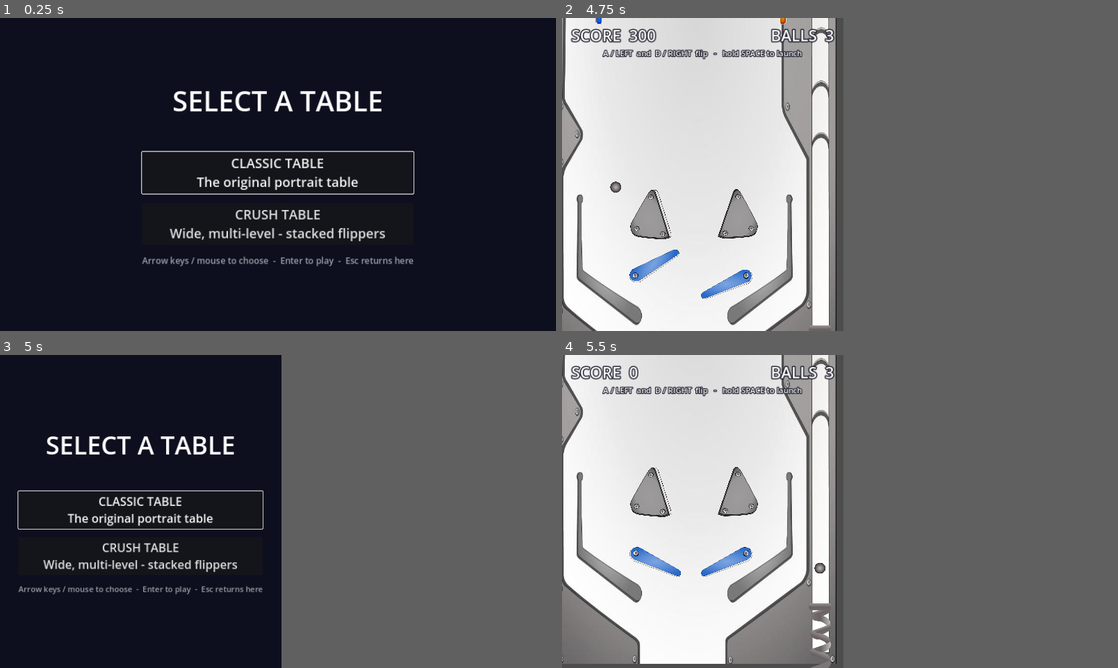
Above: before the commit, frames 1-4 (two rows, left to right).
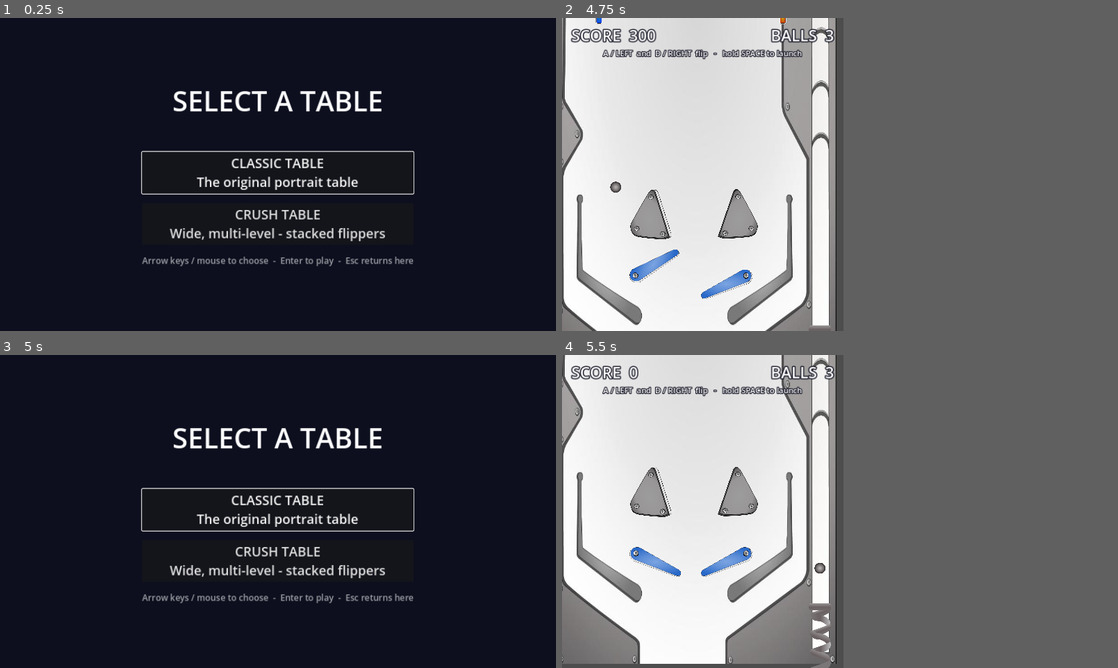
Above: after the commit, the same moments.

Repository: eddieedease/gdpb
Game: Godot game, scene res://scenes/table_select.tscn
Two runs of this game, one before a commit and one after it. Both use one fixed random seed, a clock stepped at 60 frames per second and the inputs below.
Inputs:
- Up to frame 1 (0.25 s): no input
- Up to frame 2 (4.75 s): click "CLASSIC TABLE The original po…" at 0.5 s; tap Enter (restart) at 1.25 s; hold Space (launch) 1.28-2.03 s; hold A (flipper_left) 2.03-2.78 s; tap Space (launch) at 2.1, 3.6 s; hold Space (launch) 2.78-3.53 s; hold A (flipper_left) from 4.28 s (still down); hold Space (launch) from 4.28 s (still down)
- Up to frame 3 (5 s): keep holding A (flipper_left); keep holding Space (launch); tap Escape (ui_cancel) at 4.9 s
- Up to frame 4 (5.5 s): release A (flipper_left) at 5 s; release Space (launch) at 5 s; click "CLASSIC TABLE The original po…" at 5 s
In our replay, in frame 3 the window is 405x450 before the commit and 800x450 after it. These sizes can differ from the game's own. Grey fills any space a smaller window leaves; there, only what the larger window draws over its background counts as a difference.

Frames 1-2 are identical in both runs. In frame 3, 6.8% of the frame differs, in the area x 3-75%, y 23-80%; in frame 4, nothing differs.

Commit message:
Restore widescreen when entering menu/Crush table from Classic
The Classic table switches the window to portrait (720x800) and nothing
reset it, so the menu and Crush table rendered letterboxed with side bars
after visiting Classic. Each scene now claims its own content-scale on
entry (works for scene switches; the global project.godot setting still
covers cold start).

Co-Authored-By: Claude Opus 4.8 <noreply@anthropic.com>

Diff:
--- a/scenes/advanced_table.tscn
+++ b/scenes/advanced_table.tscn
@@ -1,19 +1,15 @@
-[gd_scene load_steps=24 format=3]
+[gd_scene load_steps=20 format=3 uid="uid://de7wf1jlalml7"]
 
 [ext_resource type="Script" path="res://scripts/table_game.gd" id="1_00vba"]
 [ext_resource type="Script" path="res://scripts/camera_follow.gd" id="2_0ua1b"]
 [ext_resource type="PackedScene" path="res://scenes/hud.tscn" id="3_6iro6"]
-[ext_resource type="Script" path="res://scripts/hud.gd" id="4_wgpd6"]
-[ext_resource type="PackedScene" path="res://scenes/wall.tscn" id="5_6qs8c"]
-[ext_resource type="Script" path="res://scripts/wall.gd" id="6_xwc5w"]
-[ext_resource type="PackedScene" path="res://scenes/bumper.tscn" id="7_t1bve"]
-[ext_resource type="Script" path="res://scripts/kicker.gd" id="8_d87uo"]
-[ext_resource type="PackedScene" path="res://scenes/slingshot_left.tscn" id="9_kus3o"]
-[ext_resource type="PackedScene" path="res://scenes/slingshot_right.tscn" id="10_4c6oi"]
+[ext_resource type="PackedScene" uid="uid://dai16lf6ew7j4" path="res://scenes/wall.tscn" id="5_6qs8c"]
+[ext_resource type="PackedScene" uid="uid://ddbn5tnnjfisx" path="res://scenes/bumper.tscn" id="7_t1bve"]
+[ext_resource type="PackedScene" uid="uid://c7k35ukp14lr7" path="res://scenes/slingshot_left.tscn" id="9_kus3o"]
+[ext_resource type="PackedScene" uid="uid://iffvuxd2dqua" path="res://scenes/slingshot_right.tscn" id="10_4c6oi"]
 [ext_resource type="Script" path="res://scripts/drop_target.gd" id="11_doqff"]
-[ext_resource type="PackedScene" path="res://scenes/flipper_left.tscn" id="12_78gja"]
-[ext_resource type="Script" path="res://scripts/flipper.gd" id="13_6yere"]
-[ext_resource type="PackedScene" path="res://scenes/flipper_right.tscn" id="14_3tj61"]
+[ext_resource type="PackedScene" uid="uid://be5ctreeg2i5i" path="res://scenes/flipper_left.tscn" id="12_78gja"]
+[ext_resource type="PackedScene" uid="uid://yehdbnn32jj1" path="res://scenes/flipper_right.tscn" id="14_3tj61"]
 
 [sub_resource type="RectangleShape2D" id="RectangleShape2D_pxcm0"]
 size = Vector2(64, 34)
@@ -44,10 +40,6 @@
 
 [node name="AdvancedTable" type="Node2D"]
 script = ExtResource("1_00vba")
-lane_min = Vector2(1040, 1950)
-launch_min_speed = 2700.0
-launch_max_speed = 3000.0
-launch_direction = Vector2(-0.1, -1)
 
 [node name="Camera2D" type="Camera2D" parent="."]
 position = Vector2(640, 400)
@@ -58,203 +50,84 @@
 position_smoothing_enabled = true
 position_smoothing_speed = 8.0
 script = ExtResource("2_0ua1b")
-zoom_level = 1.0
-
-[node name="HUD" type="CanvasLayer" parent="." instance=ExtResource("3_6iro6")]
-script = ExtResource("4_wgpd6")
+
+[node name="HUD" parent="." instance=ExtResource("3_6iro6")]
 
 [node name="BallSpawn" type="Marker2D" parent="."]
 position = Vector2(1120, 2360)
 
-[node name="WallLeft" type="Line2D" parent="." instance=ExtResource("5_6qs8c")]
+[node name="WallLeft" parent="." instance=ExtResource("5_6qs8c")]
 points = PackedVector2Array(470, 2400, 150, 2010, 110, 1900, 110, 300, 111.195, 278.727, 114.764, 257.721, 120.662, 237 …(193 unchanged characters)…
-width = 9.0
-default_color = Color(0.45, 0.72, 1, 1)
-joint_mode = 2
-begin_cap_mode = 2
-end_cap_mode = 2
-script = ExtResource("6_xwc5w")
-wall_bounce = 0.25
-wall_friction = 0.1
-
-[node name="WallTop" type="Line2D" parent="." instance=ExtResource("5_6qs8c")]
+
+[node name="WallTop" parent="." instance=ExtResource("5_6qs8c")]
 points = PackedVector2Array(300, 110, 980, 110, 980, 110, 1001.27, 111.195, 1022.28, 114.764, 1042.75, 120.662, 1062.44 …(182 unchanged characters)…
-width = 9.0
-default_color = Color(0.45, 0.72, 1, 1)
-joint_mode = 2
-begin_cap_mode = 2
-end_cap_mode = 2
-script = ExtResource("6_xwc5w")
-wall_bounce = 0.25
-wall_friction = 0.1
-
-[node name="ShooterOuter" type="Line2D" parent="." instance=ExtResource("5_6qs8c")]
+
+[node name="ShooterOuter" parent="." instance=ExtResource("5_6qs8c")]
 points = PackedVector2Array(1170, 300, 1170, 2440, 1060, 2440)
-width = 9.0
-default_color = Color(0.45, 0.72, 1, 1)
-joint_mode = 2
-begin_cap_mode = 2
-end_cap_mode = 2
-script = ExtResource("6_xwc5w")
-wall_bounce = 0.25
-wall_friction = 0.1
-
-[node name="ShooterInner" type="Line2D" parent="." instance=ExtResource("5_6qs8c")]
+
+[node name="ShooterInner" parent="." instance=ExtResource("5_6qs8c")]
 points = PackedVector2Array(1060, 2380, 1060, 1980, 1030, 1900, 960, 2130, 810, 2400)
-width = 9.0
-default_color = Color(0.45, 0.72, 1, 1)
-joint_mode = 2
-begin_cap_mode = 2
-end_cap_mode = 2
-script = ExtResource("6_xwc5w")
-wall_bounce = 0.25
-wall_friction = 0.1
-
-[node name="Deflector" type="Line2D" parent="." instance=ExtResource("5_6qs8c")]
+
+[node name="Deflector" parent="." instance=ExtResource("5_6qs8c")]
 points = PackedVector2Array(1170, 360, 1010, 300)
-width = 9.0
-default_color = Color(0.45, 0.72, 1, 1)
-joint_mode = 2
-begin_cap_mode = 2
-end_cap_mode = 2
-script = ExtResource("6_xwc5w")
-wall_bounce = 0.25
-wall_friction = 0.1
-
-[node name="OrbitLeft" type="Line2D" parent="." instance=ExtResource("5_6qs8c")]
+
+[node name="OrbitLeft" parent="." instance=ExtResource("5_6qs8c")]
 points = PackedVector2Array(255.016, 441.458, 277.529, 434.808, 300.689, 430.984, 324.145, 430.045, 347.537, 432.006, 370.509, 436.837, 392.71, 444.463, 413.801, 454.769, 433.46, 467.597, 451.387, 482.751, 467.309, 500, 480.983, 519.081, 492.198, 539.703)
-width = 9.0
-default_color = Color(0.45, 0.72, 1, 1)
-joint_mode = 2
-begin_cap_mode = 2
-end_cap_mode = 2
-script = ExtResource("6_xwc5w")
-wall_bounce = 0.25
-wall_friction = 0.1
-
-[node name="OrbitRight" type="Line2D" parent="." instance=ExtResource("5_6qs8c")]
+
+[node name="OrbitRight" parent="." instance=ExtResource("5_6qs8c")]
 points = PackedVector2Array(782.776, 615, 792.904, 599.477, 804.663, 585.15, 817.911, 572.187, 832.492, 560.744, 848.232, 550.956, 864.944, 542.94, 882.429, 536.792, 900.48, 532.583, 918.881, 530.364, 937.415, 530.162, 955.861, 531.979, 973.999, 535.793)
-width = 9.0
-default_color = Color(0.45, 0.72, 1, 1)
-joint_mode = 2
-begin_cap_mode = 2
-end_cap_mode = 2
-script = ExtResource("6_xwc5w")
-wall_bounce = 0.25
-wall_friction = 0.1
-
-[node name="LedgeLeft" type="Line2D" parent="." instance=ExtResource("5_6qs8c")]
+
+[node name="LedgeLeft" parent="." instance=ExtResource("5_6qs8c")]
 points = PackedVector2Array(250, 1440, 374, 1420)
-width = 9.0
-default_color = Color(0.45, 0.72, 1, 1)
-joint_mode = 2
-begin_cap_mode = 2
-end_cap_mode = 2
-script = ExtResource("6_xwc5w")
-wall_bounce = 0.25
-wall_friction = 0.1
-
-[node name="LedgeRight" type="Line2D" parent="." instance=ExtResource("5_6qs8c")]
+
+[node name="LedgeRight" parent="." instance=ExtResource("5_6qs8c")]
 points = PackedVector2Array(1030, 1440, 906, 1420)
-width = 9.0
-default_color = Color(0.45, 0.72, 1, 1)
-joint_mode = 2
-begin_cap_mode = 2
-end_cap_mode = 2
-script = ExtResource("6_xwc5w")
-wall_bounce = 0.25
-wall_friction = 0.1
-
-[node name="Bumper0" type="StaticBody2D" parent="." instance=ExtResource("7_t1bve")]
+
+[node name="Bumper0" parent="." instance=ExtResource("7_t1bve")]
 modulate = Color(0.7, 0.85, 1, 1)
 position = Vector2(640, 430)
-script = ExtResource("8_d87uo")
-points = 100
-kick_speed = 900.0
-texture_override = null
-
-[node name="Bumper1" type="StaticBody2D" parent="." instance=ExtResource("7_t1bve")]
+
+[node name="Bumper1" parent="." instance=ExtResource("7_t1bve")]
 modulate = Color(1, 0.7, 0.8, 1)
 position = Vector2(470, 590)
-script = ExtResource("8_d87uo")
-points = 100
-kick_speed = 900.0
-texture_override = null
-
-[node name="Bumper2" type="StaticBody2D" parent="." instance=ExtResource("7_t1bve")]
+
+[node name="Bumper2" parent="." instance=ExtResource("7_t1bve")]
 modulate = Color(1, 0.85, 0.6, 1)
 position = Vector2(810, 590)
-script = ExtResource("8_d87uo")
-points = 100
-kick_speed = 900.0
-texture_override = null
-
-[node name="Bumper3" type="StaticBody2D" parent="." instance=ExtResource("7_t1bve")]
+
+[node name="Bumper3" parent="." instance=ExtResource("7_t1bve")]
 modulate = Color(0.8, 1, 0.85, 1)
 position = Vector2(640, 1480)
-script = ExtResource("8_d87uo")
-points = 100
-kick_speed = 900.0
-texture_override = null
-
-[node name="Bumper4" type="StaticBody2D" parent="." instance=ExtResource("7_t1bve")]
+
+[node name="Bumper4" parent="." instance=ExtResource("7_t1bve")]
 modulate = Color(0.7, 0.85, 1, 1)
 position = Vector2(505, 1610)
-script = ExtResource("8_d87uo")
-points = 100
-kick_speed = 900.0
-texture_override = null
-
-[node name="Bumper5" type="StaticBody2D" parent="." instance=ExtResource("7_t1bve")]
+
+[node name="Bumper5" parent="." instance=ExtResource("7_t1bve")]
 modulate = Color(1, 0.7, 0.8, 1)
 position = Vector2(775, 1610)
-script = ExtResource("8_d87uo")
-points = 100
-kick_speed = 900.0
-texture_override = null
-
-[node name="Bumper6" type="StaticBody2D" parent="." instance=ExtResource("7_t1bve")]
+
+[node name="Bumper6" parent="." instance=ExtResource("7_t1bve")]
 modulate = Color(1, 0.85, 0.6, 1)
 position = Vector2(640, 1740)
-script = ExtResource("8_d87uo")
-points = 100
-kick_speed = 900.0
-texture_override = null
-
-[node name="Bumper7" type="StaticBody2D" parent="." instance=ExtResource("7_t1bve")]
+
+[node name="Bumper7" parent="." instance=ExtResource("7_t1bve")]
 modulate = Color(0.8, 1, 0.85, 1)
 position = Vector2(300, 1360)
-script = ExtResource("8_d87uo")
-points = 100
-kick_speed = 900.0
-texture_override = null
-
-[node name="Bumper8" type="StaticBody2D" parent="." instance=ExtResource("7_t1bve")]
+
+[node name="Bumper8" parent="." instance=ExtResource("7_t1bve")]
 modulate = Color(0.7, 0.85, 1, 1)
 position = Vector2(980, 1360)
-script = ExtResource("8_d87uo")
-points = 100
-kick_speed = 900.0
-texture_override = null
-
-[node name="SlingshotLeft" type="StaticBody2D" parent="." instance=ExtResource("9_kus3o")]
+
+[node name="SlingshotLeft" parent="." instance=ExtResource("9_kus3o")]
 position = Vector2(365, 2040)
-script = ExtResource("8_d87uo")
-points = 50
-kick_speed = 750.0
-texture_override = null
-
-[node name="SlingshotRight" type="StaticBody2D" parent="." instance=ExtResource("10_4c6oi")]
+
+[node name="SlingshotRight" parent="." instance=ExtResource("10_4c6oi")]
 position = Vector2(915, 2040)
-script = ExtResource("8_d87uo")
-points = 50
-kick_speed = 750.0
-texture_override = null
 
 [node name="DropTarget0" type="StaticBody2D" parent="." groups=["drop_targets"]]
 position = Vector2(500, 1010)
 script = ExtResource("11_doqff")
-points = 500
 
 [node name="CollisionShape2D" type="CollisionShape2D" parent="DropTarget0"]
 shape = SubResource("RectangleShape2D_pxcm0")
@@ -266,7 +139,6 @@
 [node name="DropTarget1" type="StaticBody2D" parent="." groups=["drop_targets"]]
 position = Vector2(600, 1010)
 script = ExtResource("11_doqff")
-points = 500
 
 [node name="CollisionShape2D" type="CollisionShape2D" parent="DropTarget1"]
 shape = SubResource("RectangleShape2D_a0uye")
@@ -278,7 +150,6 @@
 [node name="DropTarget2" type="StaticBody2D" parent="." groups=["drop_targets"]]
 position = Vector2(700, 1010)
 script = ExtResource("11_doqff")
-points = 500
 
 [node name="CollisionShape2D" type="CollisionShape2D" parent="DropTarget2"]
 shape = SubResource("RectangleShape2D_k4m7e")
@@ -290,7 +161,6 @@
 [node name="DropTarget3" type="StaticBody2D" parent="." groups=["drop_targets"]]
 position = Vector2(800, 1010)
 script = ExtResource("11_doqff")
-points = 500
 
 [node name="CollisionShape2D" type="CollisionShape2D" parent="DropTarget3"]
 shape = SubResource("RectangleShape2D_ce7l3")
@@ -299,36 +169,20 @@
 color = Color(1, 0.55, 0.25, 1)
 polygon = PackedVector2Array(-32, -17, 32, -17, 32, 17, -32, 17)
 
-[node name="FlipperMainLeft" type="AnimatableBody2D" parent="." instance=ExtResource("12_78gja")]
+[node name="FlipperMainLeft" parent="." instance=ExtResource("12_78gja")]
 position = Vector2(500, 2380)
-script = ExtResource("13_6yere")
-input_action = "flipper_left"
-rest_angle_deg = 25.0
-active_angle_deg = -30.0
-rotate_speed = 15.0
-
-[node name="FlipperMainRight" type="AnimatableBody2D" parent="." instance=ExtResource("14_3tj61")]
+rotate_speed = 15.0
+
+[node name="FlipperMainRight" parent="." instance=ExtResource("14_3tj61")]
 position = Vector2(780, 2380)
-script = ExtResource("13_6yere")
-input_action = "flipper_right"
-rest_angle_deg = -25.0
-active_angle_deg = 30.0
-rotate_speed = 15.0
-
-[node name="FlipperUpperLeft" type="AnimatableBody2D" parent="." instance=ExtResource("12_78gja")]
+rotate_speed = 15.0
+
+[node name="FlipperUpperLeft" parent="." instance=ExtResource("12_78gja")]
 position = Vector2(380, 1380)
-script = ExtResource("13_6yere")
-input_action = "flipper_left"
-rest_angle_deg = 25.0
-active_angle_deg = -30.0
-rotate_speed = 15.0
-
-[node name="FlipperUpperRight" type="AnimatableBody2D" parent="." instance=ExtResource("14_3tj61")]
+rotate_speed = 15.0
+
+[node name="FlipperUpperRight" parent="." instance=ExtResource("14_3tj61")]
 position = Vector2(900, 1380)
-script = ExtResource("13_6yere")
-input_action = "flipper_right"
-rest_angle_deg = -25.0
-active_angle_deg = 30.0
 rotate_speed = 15.0
 
 [node name="Rollover0" type="Area2D" parent="." groups=["rollovers"]]
--- a/scripts/table_game.gd
+++ b/scripts/table_game.gd
@@ -24,6 +24,13 @@
 
 
 func _ready() -> void:
+	# Widescreen, fill the whole width (the Classic table switches the window to
+	# portrait, so every scene must claim its own view on entry).
+	var win := get_window()
+	win.content_scale_mode = Window.CONTENT_SCALE_MODE_CANVAS_ITEMS
+	win.content_scale_aspect = Window.CONTENT_SCALE_ASPECT_KEEP_WIDTH
+	win.content_scale_size = Vector2i(1280, 720)
+
 	GameManager.reset()
 	_drain.body_entered.connect(_on_drain_body_entered)
 
--- a/scripts/table_select.gd
+++ b/scripts/table_select.gd
@@ -9,8 +9,13 @@
 
 
 func _ready() -> void:
-	# Display is configured globally in project.godot (1280x720, keep_width),
-	# so the menu is correct from the first frame - no runtime scaling needed.
+	# project.godot sets this globally (correct at cold start); we set it again
+	# here so returning from the portrait Classic table restores widescreen.
+	var win := get_window()
+	win.content_scale_mode = Window.CONTENT_SCALE_MODE_CANVAS_ITEMS
+	win.content_scale_aspect = Window.CONTENT_SCALE_ASPECT_KEEP_WIDTH
+	win.content_scale_size = Vector2i(1280, 720)
+
 	set_anchors_preset(Control.PRESET_FULL_RECT)
 
 	var bg := ColorRect.new()
